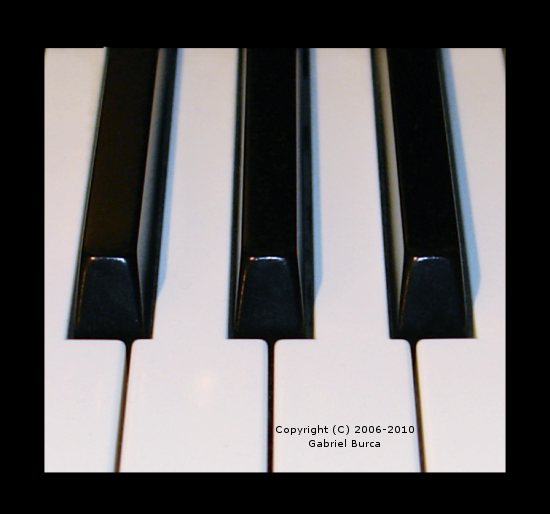
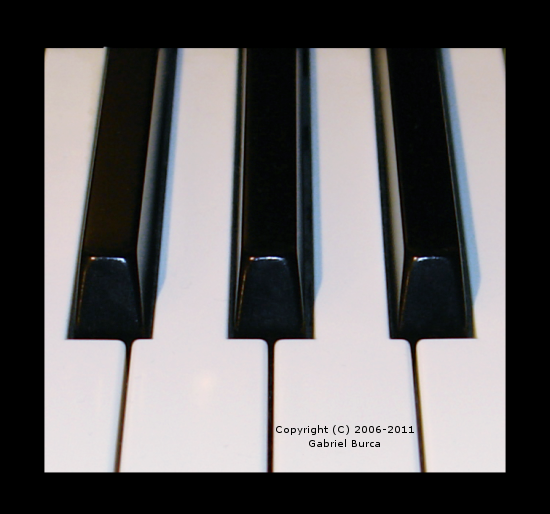
Layers edited between the first and the second 550 x 514 image:
renamed "Copyright (C) 2006-2010 ..." to "Copyright (C) 2006-2011 ...", painted on it over 409, 426, 414, 433
